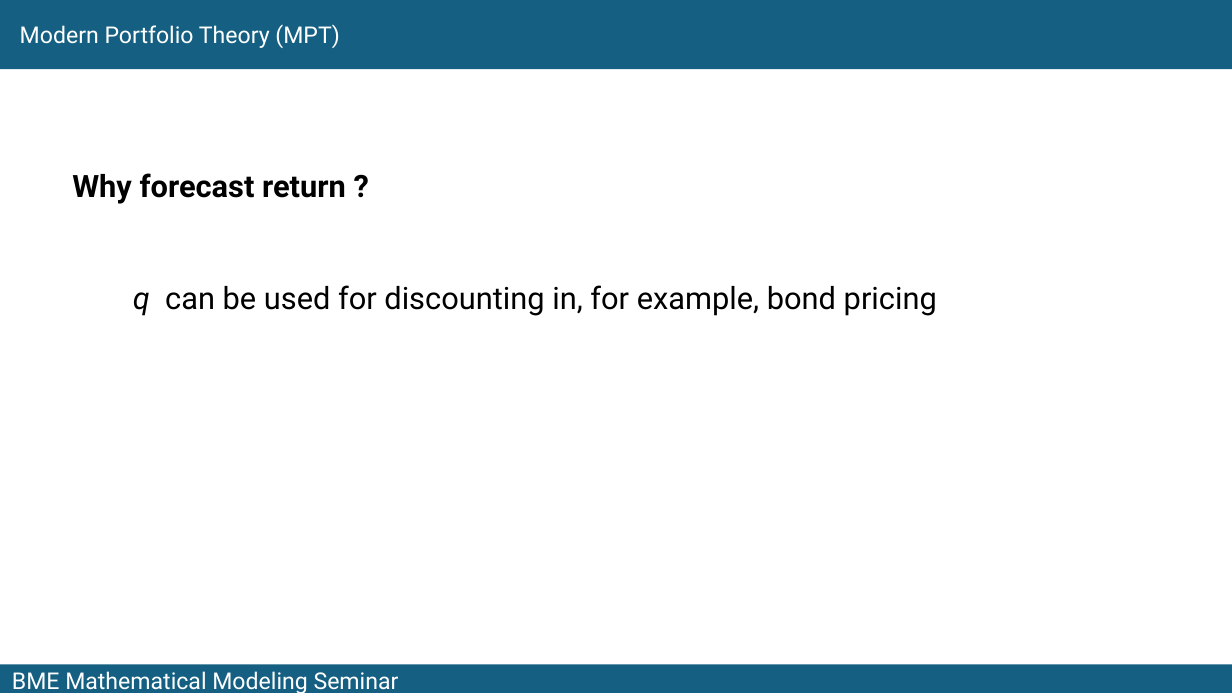
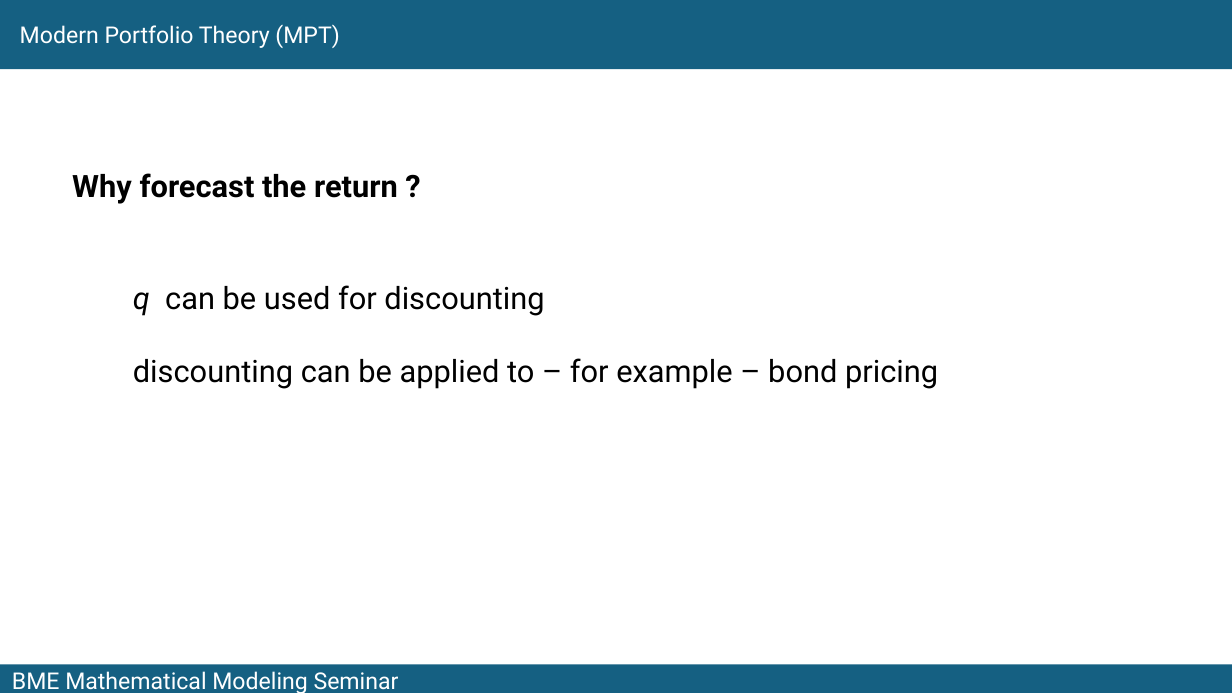
Before and after one commit to fij/btup, a slide deck: slide 9 of MMS_2024_09_10/Farkas_2024_09_10.pptx. Drawn at 1232x693 pixels with LibreOffice and Linux fonts; fonts in the diff are those of the drawing. Boxes give left, top, right and bottom in pixels: in the first picture for what was removed or moved away, otherwise in the second. Text is boxed around its words. In the diff, an @@ line names an element or a change of style, - is before the commit and + after.

```diff
--- a/MMS_2024_09_10/Farkas_2024_09_10.pptx
+++ b/MMS_2024_09_10/Farkas_2024_09_10.pptx
@@ text at bbox=[72, 173, 398, 204]: text changed @@
-Why forecast return ?
+Why forecast the return ?
@@ text at bbox=[133, 285, 938, 389]: text changed @@
-q can be used for discounting in, for example, bond pricing
+q can be used for discounting
+discounting can be applied to – for example – bond pricing
```
Also in this commit, not shown: 4 other slides changed, 2 slides added.
